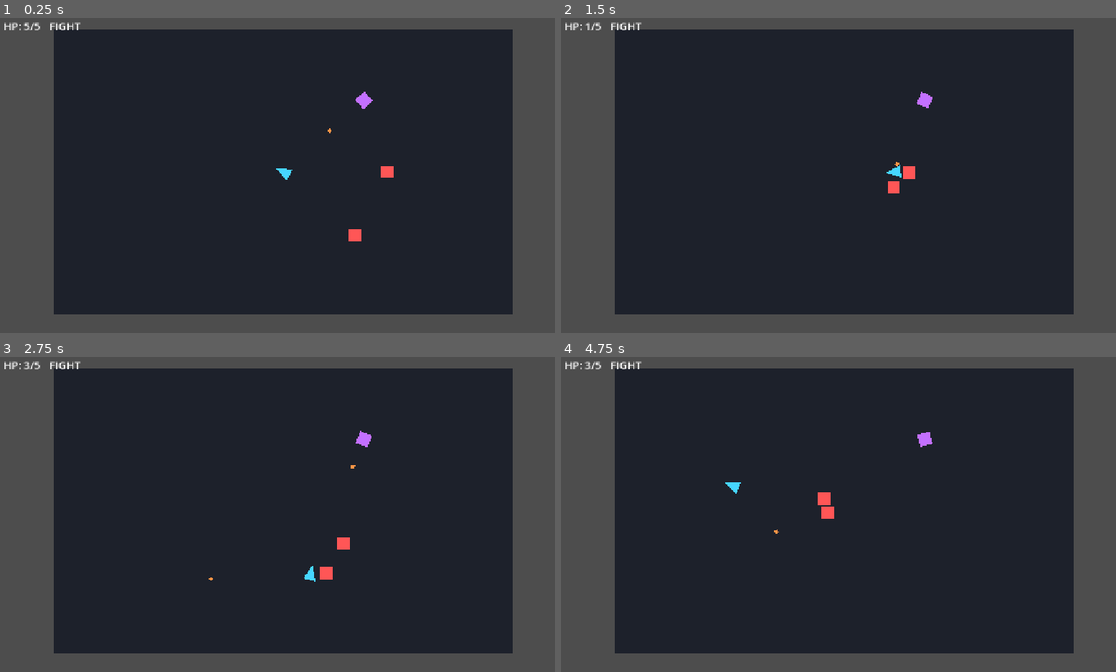
Above: before the commit, frames 1-4 (two rows, left to right).
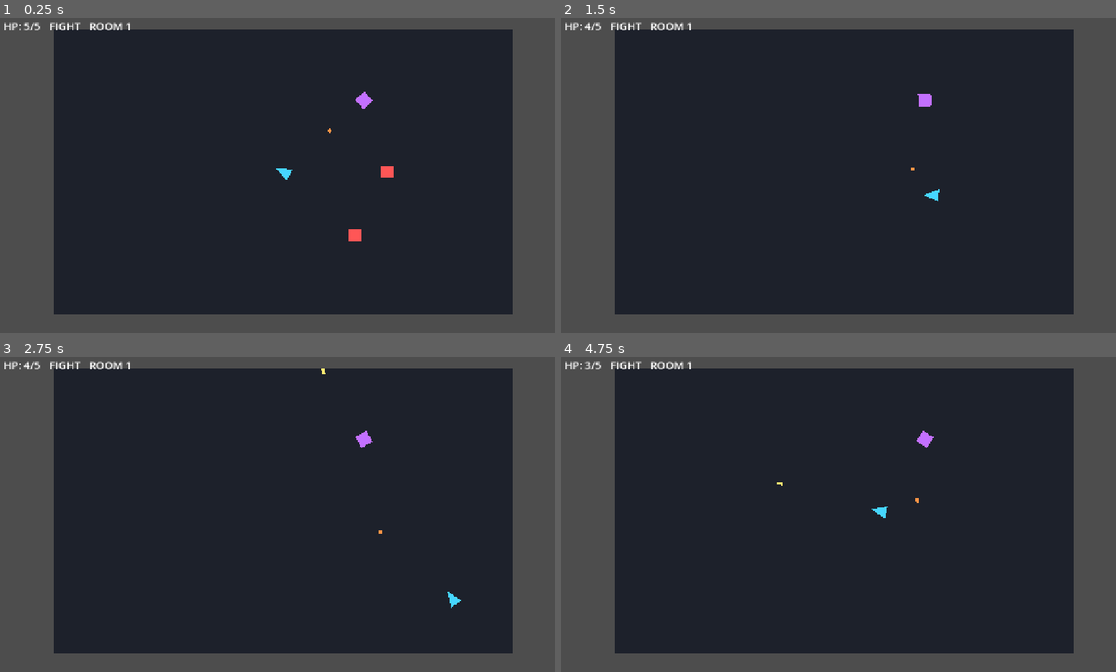
Above: after the commit, the same moments.

Repository: Dexter2099/GunMaxx
Game: Godot game, scene res://scenes/Main.tscn
Two runs of this game, one before a commit and one after it. Both use one fixed random seed, a clock stepped at 60 frames per second and the inputs below.
Inputs (mouse positions are in pixels of both pictures, inside the frame that each line leads up to):
- Up to frame 1 (0.25 s): no input
- Up to frame 2 (1.5 s): move the mouse to (971, 156) at 0.52 s; hold Right (ui_right) 0.53-1.28 s; click (971, 156) at 0.6 s; move the mouse to (727, 188) at 1.27 s; hold Down (ui_down) from 1.28 s (still down); click (727, 188) at 1.35 s
- Up to frame 3 (2.75 s): move the mouse to (338, 438) at 2.02 s; release Down (ui_down) at 2.03 s; hold Right (ui_right) from 2.03 s (still down); click (338, 438) at 2.1 s
- Up to frame 4 (4.75 s): move the mouse to (816, 574) at 2.77 s; release Right (ui_right) at 2.78 s; hold Up (ui_up) 2.78-3.53 s; click (816, 574) at 2.85 s; move the mouse to (1016, 558) at 3.52 s; hold Left (ui_left) from 3.53 s (still down); click (1016, 558) at 3.6 s; move the mouse to (672, 464) at 4.27 s; click (672, 464) at 4.35 s

The runs differ from the first frame. In frame 1, 0.1% of the frame differs, in the area x 16-24%, y 1-4%; in frame 2, 0.4%; in frame 3, 0.5%, in the area x 4-84%, y 1-80%; in frame 4, 0.5%.
Error before the commit: Parse Error: Function "add_collision_exception_with()" not found in base self. (res://scripts/bullet.gd:21)

Commit message:
Advance to next encounter after room clear

Diff:
--- a/game/scenes/Main.tscn
+++ b/game/scenes/Main.tscn
@@ -84,6 +84,11 @@
 theme_override_font_sizes/font_size = 24
 text = "FIGHT"
 
+[node name="RoomCounterLabel" type="Label" parent="HUD/MarginContainer/HBoxContainer"]
+layout_mode = 2
+theme_override_font_sizes/font_size = 24
+text = "ROOM 1"
+
 [node name="RoomClearTimer" type="Timer" parent="."]
 wait_time = 1.5
 one_shot = true
--- a/game/scripts/bullet.gd
+++ b/game/scripts/bullet.gd
@@ -9,6 +9,7 @@
 
 func _ready() -> void:
 	lifetime_left = max_lifetime
+	add_to_group("player_projectiles")
 	body_entered.connect(_on_body_entered)
 	area_entered.connect(_on_area_entered)
 
@@ -17,8 +18,6 @@
 	direction = travel_direction.normalized()
 	rotation = direction.angle()
 	shooter = source
-	if shooter != null:
-		add_collision_exception_with(shooter)
 
 func _physics_process(delta: float) -> void:
 	global_position += direction * speed * delta
--- a/game/scripts/enemy_projectile.gd
+++ b/game/scripts/enemy_projectile.gd
@@ -10,6 +10,7 @@
 
 func _ready() -> void:
 	lifetime_left = max_lifetime
+	add_to_group("enemy_projectiles")
 	body_entered.connect(_on_body_entered)
 	area_entered.connect(_on_area_entered)
 
--- a/game/scripts/main.gd
+++ b/game/scripts/main.gd
@@ -5,12 +5,14 @@
 @onready var room_controller: Node = $RoomController
 @onready var health_label: Label = $HUD/MarginContainer/HBoxContainer/HealthLabel
 @onready var room_state_label: Label = $HUD/MarginContainer/HBoxContainer/RoomStateLabel
+@onready var room_counter_label: Label = $HUD/MarginContainer/HBoxContainer/RoomCounterLabel
 @onready var room_clear_timer: Timer = $RoomClearTimer
 
 const ROOM_SIZE := Vector2(1024, 640)
 
 var is_restarting: bool = false
 var room_cleared: bool = false
+var room_number: int = 1
 
 func _ready() -> void:
 	var half := ROOM_SIZE * 0.5
@@ -30,6 +32,7 @@
 	if player.has_method("get_health") and player.has_method("get_max_health"):
 		_on_player_health_changed(player.get_health(), player.get_max_health())
 	_set_room_state_text(false)
+	_update_room_counter()
 
 func _on_player_health_changed(current: int, max_value: int) -> void:
 	health_label.text = "HP: %d/%d" % [current, max_value]
@@ -46,7 +49,22 @@
 	restart_room()
 
 func _on_room_clear_timer_timeout() -> void:
-	restart_room()
+	start_next_room()
+
+
+func start_next_room() -> void:
+	if is_restarting:
+		return
+
+	room_number += 1
+	room_cleared = false
+	_set_room_state_text(false)
+	_update_room_counter()
+
+	if room_controller.has_method("start_next_encounter"):
+		room_controller.start_next_encounter()
+	else:
+		room_controller.start_encounter()
 
 func restart_room() -> void:
 	if is_restarting:
@@ -57,3 +75,6 @@
 
 func _set_room_state_text(cleared: bool) -> void:
 	room_state_label.text = "CLEARED" if cleared else "FIGHT"
+
+func _update_room_counter() -> void:
+	room_counter_label.text = "ROOM %d" % room_number
--- a/game/scripts/room_controller.gd
+++ b/game/scripts/room_controller.gd
@@ -68,6 +68,25 @@
 
 	_check_room_cleared()
 
+func start_next_encounter() -> void:
+	_cleanup_previous_encounter()
+	start_encounter()
+
+func _cleanup_previous_encounter() -> void:
+	active_enemies.clear()
+
+	var enemy_container := get_node_or_null(enemy_container_path)
+	if enemy_container != null:
+		for enemy in enemy_container.get_children():
+			enemy.queue_free()
+
+	for projectile in get_tree().get_nodes_in_group("player_projectiles"):
+		projectile.queue_free()
+
+	for projectile in get_tree().get_nodes_in_group("enemy_projectiles"):
+		projectile.queue_free()
+
+
 func _register_enemy(enemy: Node2D) -> void:
 	if active_enemies.has(enemy):
 		return
